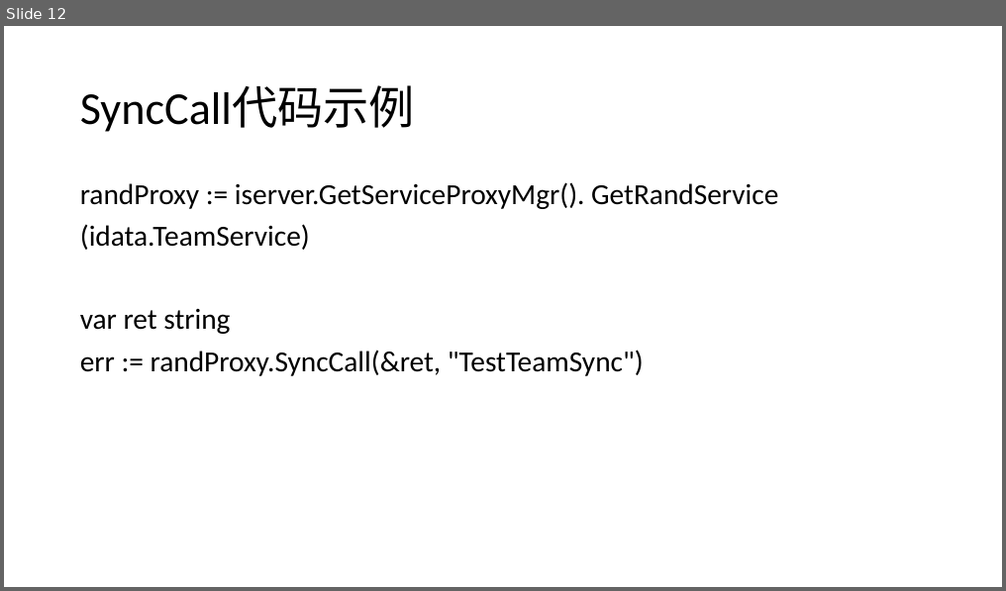
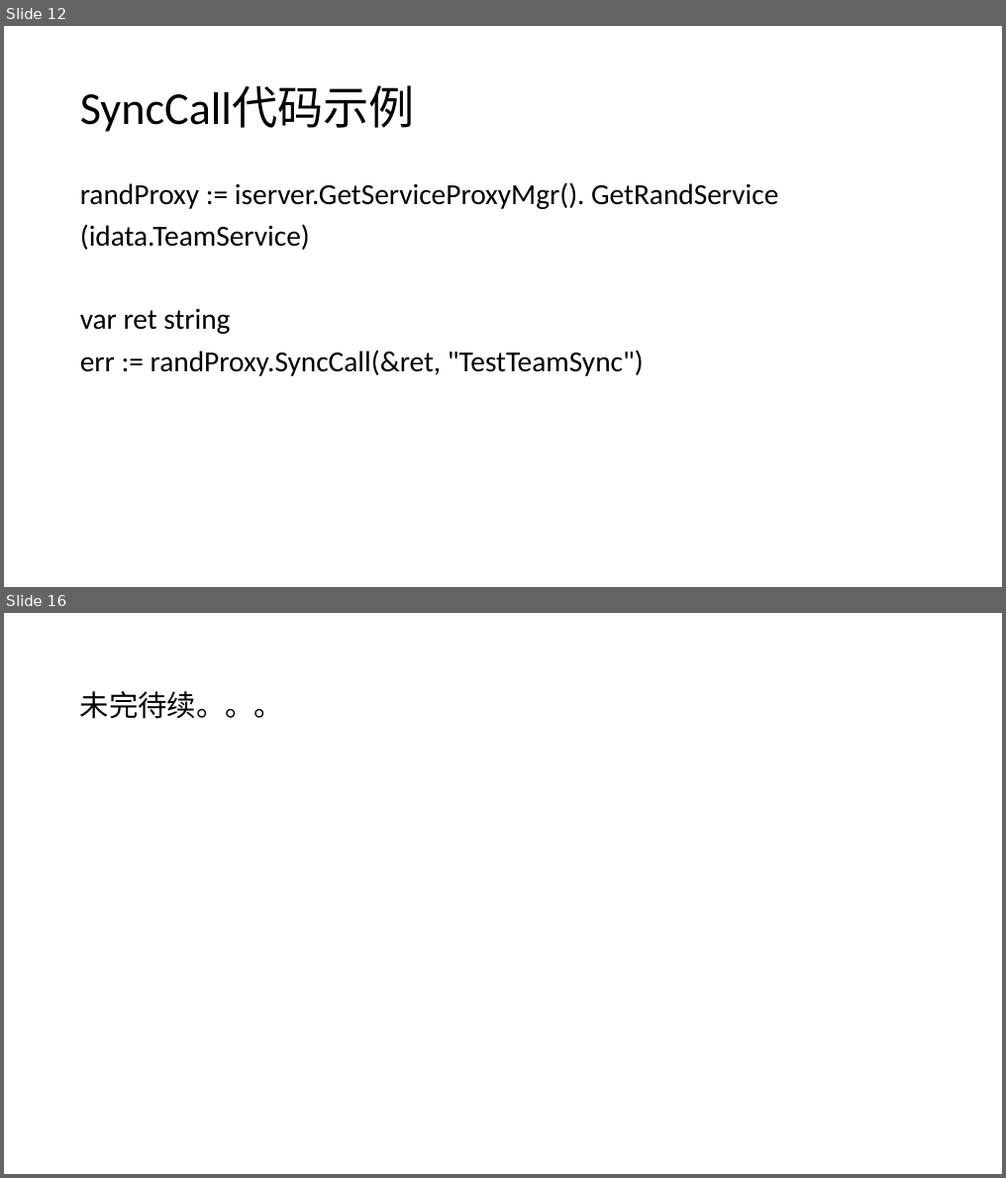
Before and after one commit to lawrencexfs/go-service, a slide deck: 服务器架构介绍.pptx. Shown one above the other, each under a label of ours: slide 12 before the commit, slides 12 and 16 after it; the slides between them are not shown. The pictures are 1006x591 and 1006x1178 pixels, drawn with LibreOffice and Linux fonts; fonts in the diff are those of the drawing. Boxes give left, top, right and bottom in pixels: in the first picture for what was removed or moved away, otherwise in the second. Text is boxed around its words. In the diff, an @@ line names an element or a change of style, - is before the commit and + after.

```diff
--- a/服务器架构介绍.pptx
+++ b/服务器架构介绍.pptx
@@ slide 16 added at bbox=[4, 613, 1002, 1174], background #FFFFFF @@
@@ text added at bbox=[80, 691, 284, 719], 28 pt, text #000000 @@
+未完待续。。。
```
Also in this commit, not shown: 2 slides changed, 1 other slide added.
